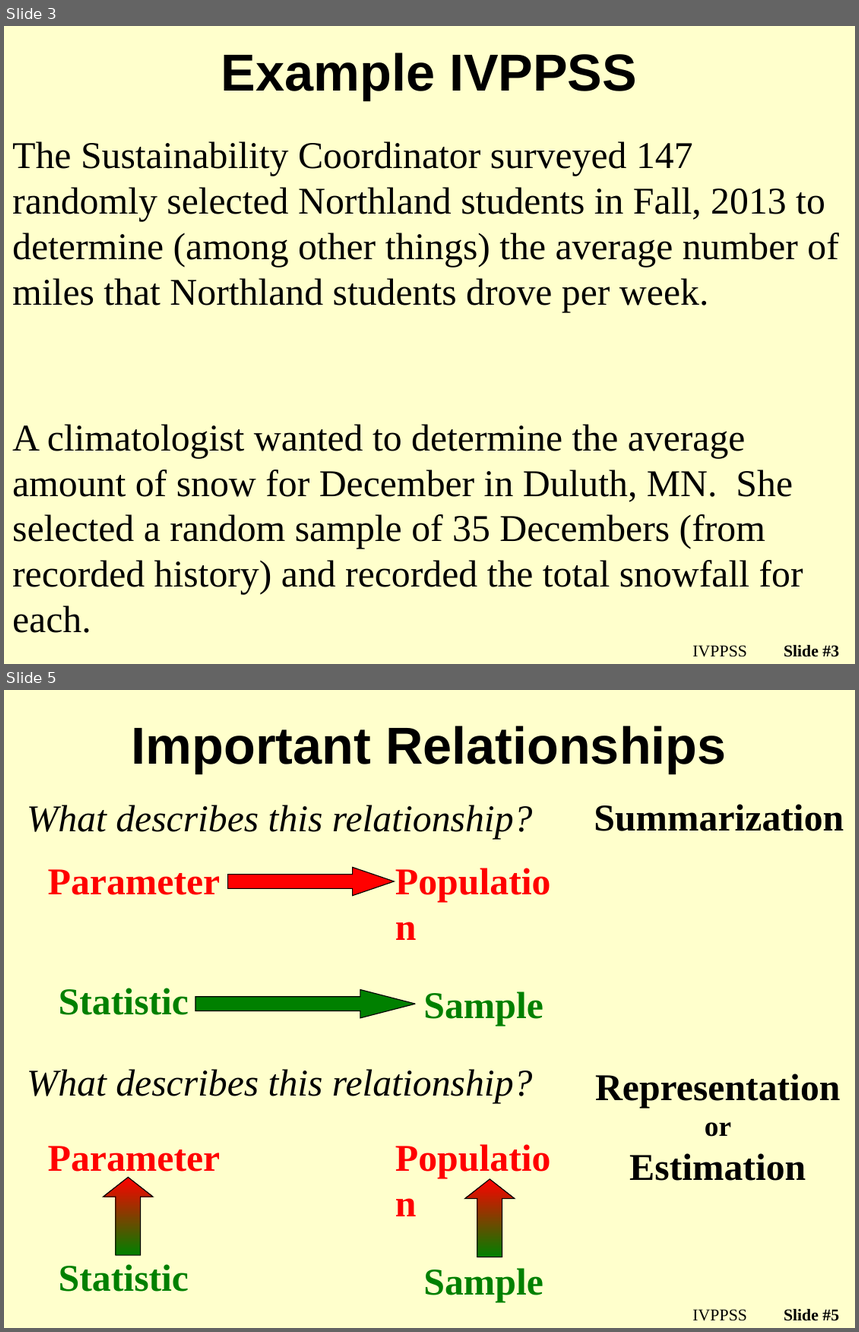
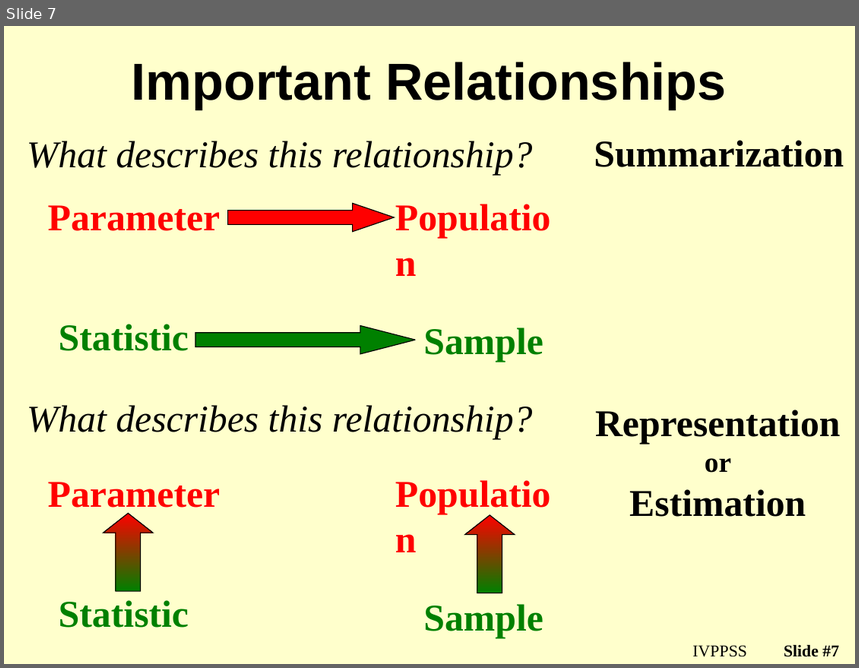
Before and after one commit to droglenc/NCMTH107, a slide deck: lecture/Slides/01_Foundations_II.pptx. Shown one above the other, each under a label of ours: slides 3 and 5 before the commit, slide 7 after it; the slides between them are not shown. The pictures are 859x1332 and 859x668 pixels, drawn with LibreOffice and Linux fonts; fonts in the diff are those of the drawing; background and template pictures are left out. Boxes give left, top, right and bottom in pixels: in the first picture for what was removed or moved away, otherwise in the second. Text is boxed around its words. In the diff, an @@ line names an element or a change of style, - is before the commit and + after.

```diff
--- a/lecture/Slides/01_Foundations_II.pptx
+++ b/lecture/Slides/01_Foundations_II.pptx
@@ slide 3 removed at (x1=4, y1=26, x2=855, y2=664), background picture (left out) @@
@@ text removed at (x1=221, y1=53, x2=637, y2=100) @@
-Example IVPPSS
@@ subtitle removed at (x1=12, y1=142, x2=838, y2=313) @@
-The Sustainability Coordinator surveyed 147 randomly selected Northland students in Fall, 2013 to determine (among other things) the average number of miles that Northland students drove per week.
@@ text removed at (x1=12, y1=424, x2=804, y2=594) @@
-A climatologist wanted to determine the average amount of snow for December in Duluth, MN. She selected a random sample of 35 Decembers (from recorded history) and recorded the total snowfall for each.
@@ text removed at (x1=693, y1=645, x2=747, y2=658) @@
-IVPPSS
@@ page number removed at (x1=784, y1=645, x2=839, y2=658) @@
-Slide #3
@@ what was slide 5 is now slide 7 @@
@@ page number at (x1=784, y1=645, x2=839, y2=658): text changed @@
-Slide #5
+Slide #7
```
Also in this commit, not shown: 4 slides changed, 6 slides added, 1 other slide removed, 3 other files.
